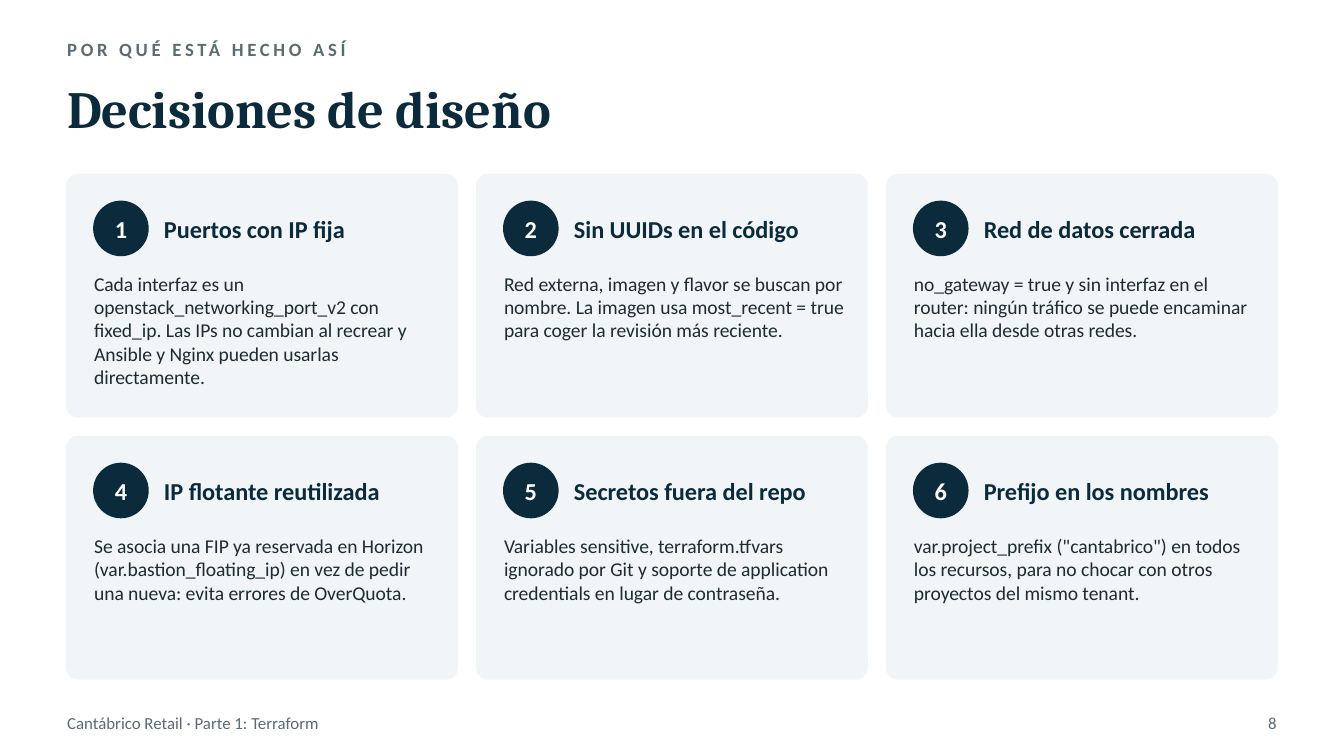
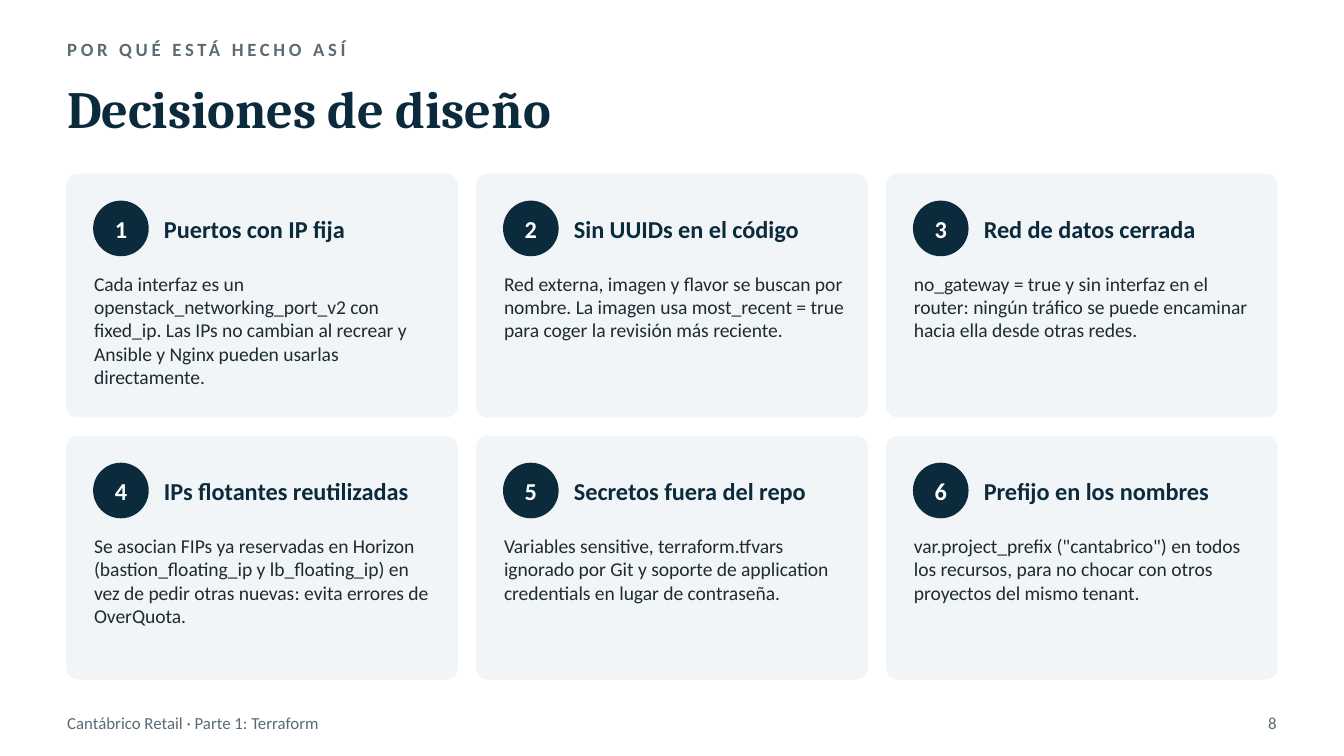
Before and after one commit to CodeSFI/ASSW_Lab_Project, a slide deck: slide 8 of docs/presentacion_parte1_terraform.pptx. Drawn at 1344x756 pixels with LibreOffice and Linux fonts; fonts in the diff are those of the drawing. Boxes give left, top, right and bottom in pixels: in the first picture for what was removed or moved away, otherwise in the second. Text is boxed around its words. In the diff, an @@ line names an element or a change of style, - is before the commit and + after.

```diff
--- a/docs/presentacion_parte1_terraform.pptx
+++ b/docs/presentacion_parte1_terraform.pptx
@@ text at (x1=164, y1=483, x2=408, y2=500): text changed @@
-IP flotante reutilizada
+IPs flotantes reutilizadas
@@ text at (x1=94, y1=539, x2=428, y2=626): text changed @@
-Se asocia una FIP ya reservada en Horizon (var.bastion_floating_ip) en vez de pedir una nueva: evita errores de OverQuota.
+Se asocian FIPs ya reservadas en Horizon (bastion_floating_ip y lb_floating_ip) en vez de pedir otras nuevas: evita errores de OverQuota.
```
Also in this commit, not shown: 2 other slides changed, 12 slides added.
